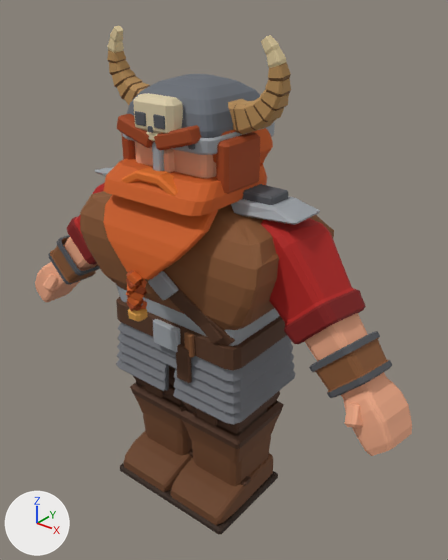
The Blender file Chopper/Art/Blender/chopper_character.blend: old version first, new version second.
One viewpoint serves both versions: a 50 mm lens placed at (1.513, -1.754, 2.13), pointed at (0.088, 0.027, 1.026). The lights are fixed; the arrows at lower left show +X, +Y and +Z. The older version comes first.

Names of what the first picture shows: 'chopper_beard', 'chopper_belt', 'chopper_body', 'chopper_boots', 'chopper_bracers', 'chopper_chainmail', 'chopper_hair', 'chopper_head', 'chopper_helmet', 'chopper_pauldrons', 'chopper_plate', 'chopper_shirt', 'chopper_vest'.
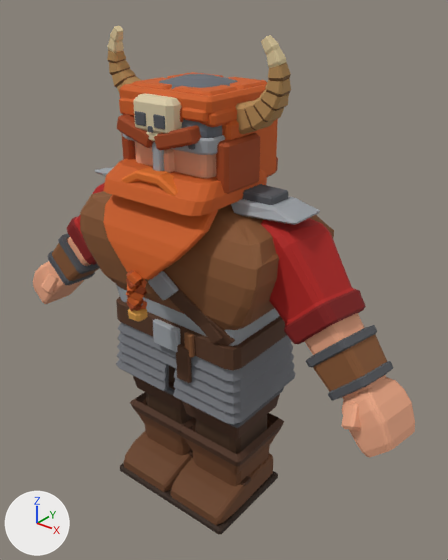
Where the change shows, as pixel boxes (x1, y1, x2, y2) in the pictures (448 x 560 px; the box of a moved part takes in the faces that stretch with it):
'chopper_boots', reshaped: before (120, 369, 283, 534); after (120, 376, 284, 534)
'chopper_body', reshaped (mostly hidden): before (35, 237, 412, 456); after (33, 237, 415, 458)
'chopper_hair', reshaped: before (212, 128, 273, 163); after (119, 72, 278, 177)
'chopper_bracers', reshaped: before (48, 235, 392, 398); after (48, 233, 394, 400)
part 1 of me_chopper_body, moved or reshaped: before (344, 402, 363, 428); after (342, 402, 362, 431)
part 2 of me_chopper_body, moved or reshaped: before (35, 262, 53, 287); after (33, 261, 52, 287)
part 3 of me_chopper_body, moved or reshaped: before (344, 399, 373, 456); after (342, 399, 370, 458)
part 4 of me_chopper_body, moved or reshaped: before (372, 377, 412, 447); after (372, 377, 415, 447)
part 6 of me_chopper_bracers, moved or reshaped: before (48, 235, 100, 285); after (48, 233, 100, 285)
part 7 of me_chopper_bracers, moved or reshaped: before (309, 331, 392, 398); after (306, 325, 394, 400)
part 8 of me_chopper_boots, moved or reshaped: before (133, 376, 183, 404); after (133, 376, 185, 410)
part 9 of me_chopper_boots, moved or reshaped: before (183, 391, 280, 433); after (183, 394, 280, 439)
part 10 of me_chopper_boots, rebuilt: before (180, 400, 283, 464); after (179, 413, 284, 474)
part 11 of me_chopper_boots, rebuilt: before (130, 382, 195, 434); after (130, 392, 196, 444)
part 12 of me_chopper_boots, added (mostly hidden): after (164, 387, 174, 395)
part 13 of me_chopper_boots, added: after (227, 387, 284, 428)
part 14 of me_chopper_boots, moved or reshaped: before (143, 388, 271, 470); after (143, 399, 272, 454)

The change in detail:
me_chopper_body has 1036 vertices, 969 faces and spans x -0.97..0.97, y -0.24..0.23, z 0.05..1.52.
me_chopper_body is used by ob_chopper_body; location (0.0, 0.0, 0.0).
me_chopper_body part 1: the loose piece of 32 vertices spanning x 0.77..0.85, y -0.22..-0.12, z 0.77..0.86 is moved by (0.0, -0.01, 0.0).
me_chopper_body part 2: 18 of the vertices in x -0.95..-0.83, y -0.19..-0.15, z 0.74..0.9 are moved by (0.0, -0.01, 0.01).
me_chopper_body part 3: 18 of the vertices in x 0.76..0.89, y -0.19..-0.15, z 0.68..0.83 are moved by (-0.01, -0.01, 0.0).
me_chopper_body part 4: 18 of the vertices in x 0.85..0.97, y -0.05..0.0, z 0.73..0.89 are moved by (0.01, 0.01, 0.0).
me_chopper_hair is used by ob_chopper_hair; location (0.0, 0.0, 0.0).
me_chopper_hair had 560 vertices, 534 faces and spanned x -0.231..0.231, y -0.173..0.174, z 1.4..1.8.
me_chopper_hair now has 576 vertices, 468 faces and spans x -0.234..0.234, y -0.215..0.225, z 1.42..1.8.
me_chopper_hair part 5: 560 vertices removed from x -0.231..0.231, y -0.173..0.174, z 1.4..1.8; 576 vertices added at x -0.234..0.234, y -0.215..0.225, z 1.42..1.8.
me_chopper_bracers is used by ob_chopper_bracers; location (0.0, 0.0, 0.0).
me_chopper_bracers had 192 vertices, 168 faces and spanned x -0.85..0.85, y -0.17..0.04, z 0.81..1.05.
me_chopper_bracers now has 192 vertices, 168 faces and spans x -0.85..0.85, y -0.17..0.05, z 0.81..1.07.
me_chopper_bracers part 6: the loose piece of 96 vertices spanning x -0.85..-0.61, y -0.17..0.04, z 0.81..1.05 is multiplied about its middle by the matrix ((1.124, 0.03, 0.151), (0.03, 0.982, 0.03), (0.151, 0.03, 1.124)), then moved by (0.01, 0.0, 0.01).
me_chopper_bracers part 7: the loose piece of 96 vertices spanning x 0.61..0.85, y -0.17..0.04, z 0.81..1.05 is multiplied about its middle by the matrix ((1.124, -0.03, -0.151), (-0.03, 0.982, 0.03), (-0.151, 0.03, 1.124)), then moved by (-0.01, 0.0, 0.01).
me_chopper_boots is used by ob_chopper_boots; location (0.0, 0.0, 0.0).
me_chopper_boots had 808 vertices, 652 faces and spanned x -0.32..0.32, y -0.281..0.171, z 0.0..0.63.
me_chopper_boots now has 704 vertices, 568 faces and spans x -0.326..0.326, y -0.281..0.173, z 0.0..0.535.
me_chopper_boots part 8: the loose piece of 36 vertices spanning x -0.306..-0.001, y -0.16..0.16, z 0.455..0.52 is scaled about its middle by (1, 1, 1.69), then moved by (0.0, 0.0, -0.007).
me_chopper_boots part 9: the loose piece of 36 vertices spanning x 0.001..0.306, y -0.16..0.16, z 0.455..0.52 is scaled about its middle by (1, 1, 1.69), then moved by (0.0, 0.0, -0.007).
me_chopper_boots part 10: the loose piece of 60 vertices spanning x -0.013..0.32, y -0.171..0.171, z 0.28..0.445 is rebuilt with 60 vertices and now spans x -0.019..0.326, y -0.173..0.173, z 0.22..0.355.
me_chopper_boots part 11: the loose piece of 60 vertices spanning x -0.32..0.013, y -0.171..0.171, z 0.28..0.445 is rebuilt with 60 vertices and now spans x -0.326..0.019, y -0.173..0.173, z 0.22..0.355.
me_chopper_boots part 12: a new loose piece of 48 vertices spanning x -0.316..0.009, y -0.169..0.169, z 0.5..0.53, in mat_m_chopper.
me_chopper_boots part 13: a new loose piece of 48 vertices spanning x -0.009..0.316, y -0.169..0.169, z 0.5..0.53, in mat_m_chopper.
me_chopper_boots part 14: 48 vertices moved from x -0.29..0.29, y -0.14..0.14, z 0.34..0.4 to x -0.29..0.29, y -0.14..0.14, z 0.3..0.33.
Other edits to the shape of me_chopper_boots do not show in these pictures.
